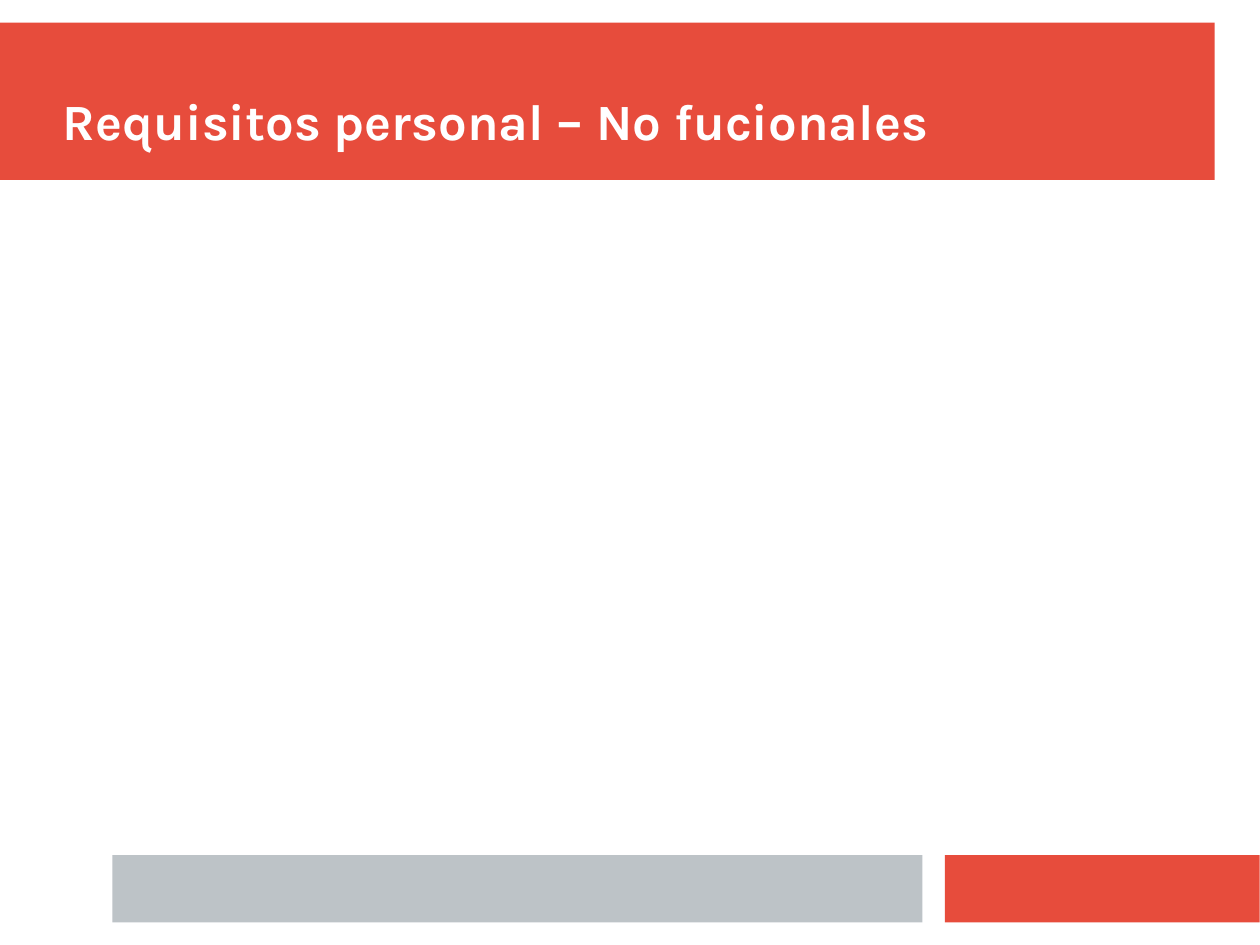
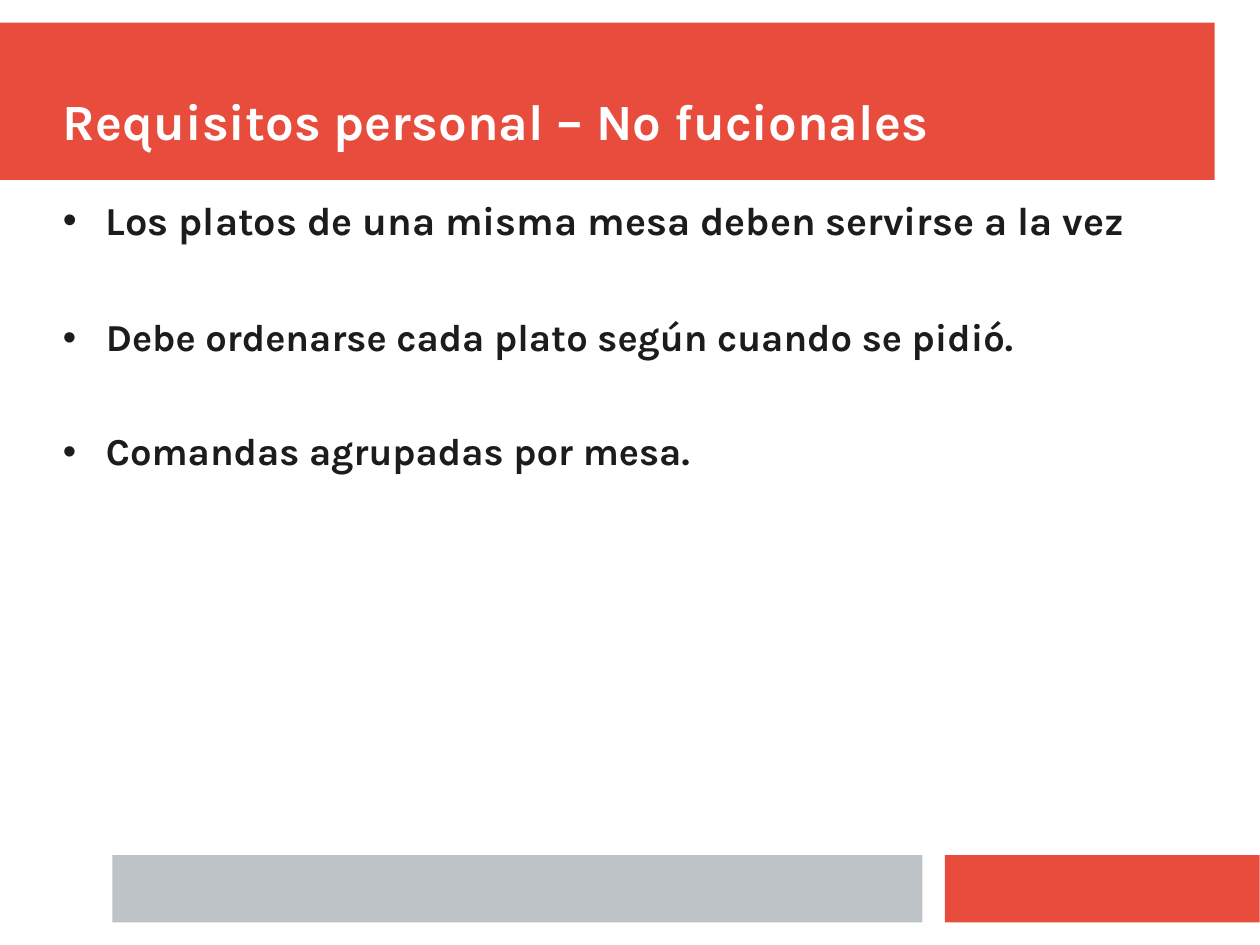
Before and after one commit to Juanba1998/APP-Restaurante, a slide deck: slide 6 of Material/Presentación/presentacion.pptx. Drawn at 1260x945 pixels with LibreOffice and Linux fonts; fonts in the diff are those of the drawing. Boxes give left, top, right and bottom in pixels: in the first picture for what was removed or moved away, otherwise in the second. Text is boxed around its words. In the diff, an @@ line names an element or a change of style, - is before the commit and + after.

```diff
--- a/Material/Presentación/presentacion.pptx
+++ b/Material/Presentación/presentacion.pptx
@@ subtitle added at bbox=[106, 206, 1124, 475], 24 pt, text #1C1C1C, bold @@
+• Los platos de una misma mesa deben servirse a la vez
+• Debe ordenarse cada plato según cuando se pidió.
+• Comandas agrupadas por mesa.
```
Also in this commit, not shown: 5 other slides changed.
